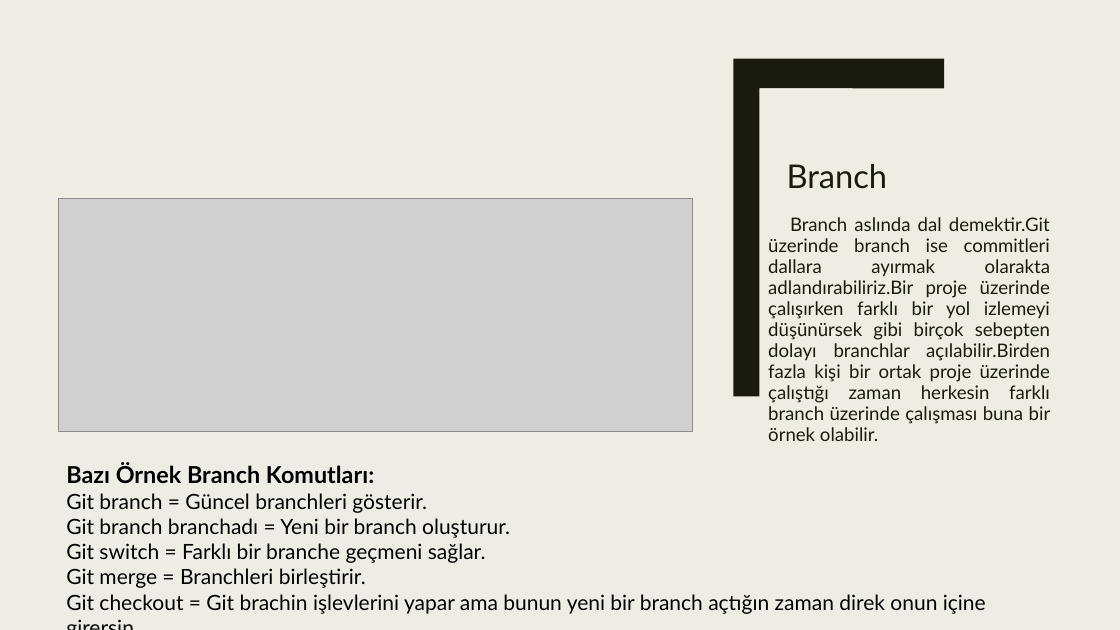
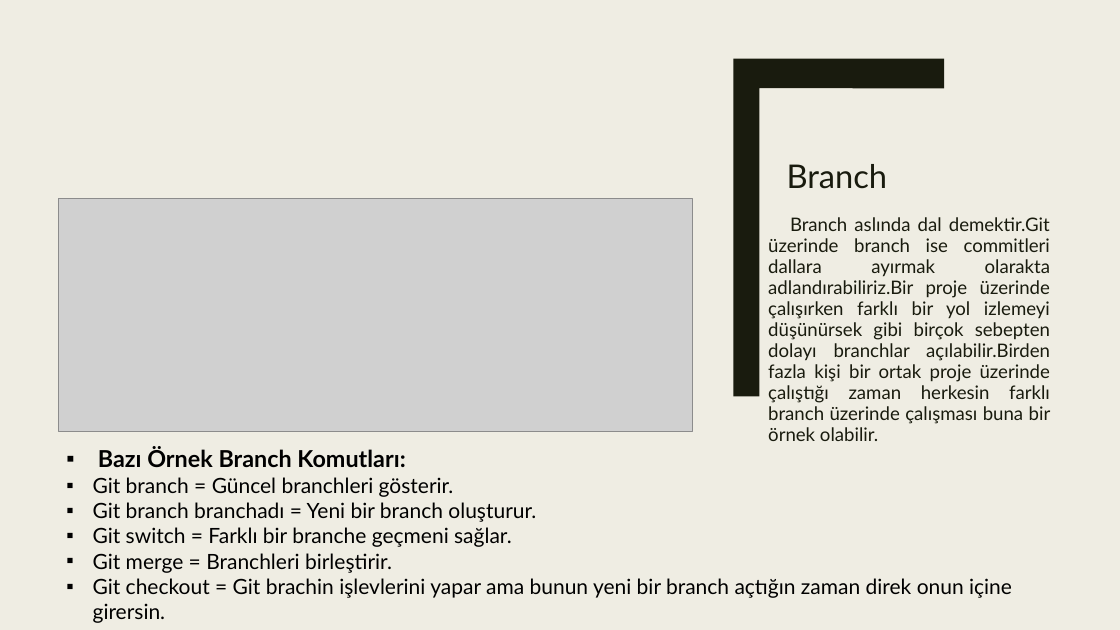
Before and after one commit to Berensr8/Git-Github, a slide deck: slide 4 of Gitsunum.pptx. Drawn at 1120x630 pixels with LibreOffice and Linux fonts; fonts in the diff are those of the drawing; grey boxes stand for pictures. Boxes give left, top, right and bottom in pixels: in the first picture for what was removed or moved away, otherwise in the second. Text is boxed around its words. In the diff, an @@ line names an element or a change of style, - is before the commit and + after.

```diff
--- a/Gitsunum.pptx
+++ b/Gitsunum.pptx
@@ text "Bazı Örnek Branch Komutları:": place and size @@
-text "Bazı Örnek Branch Komutları:" at [66, 463, 986, 614]
+text "Bazı Örnek Branch Komutları:" at [93, 447, 1012, 623]
@@ text "Bazı Örnek Branch Komutları:" at [93, 447, 1012, 623]: bullet none to ▪ @@
```
Also in this commit, not shown: 2 other slides changed, 1 slide added.
